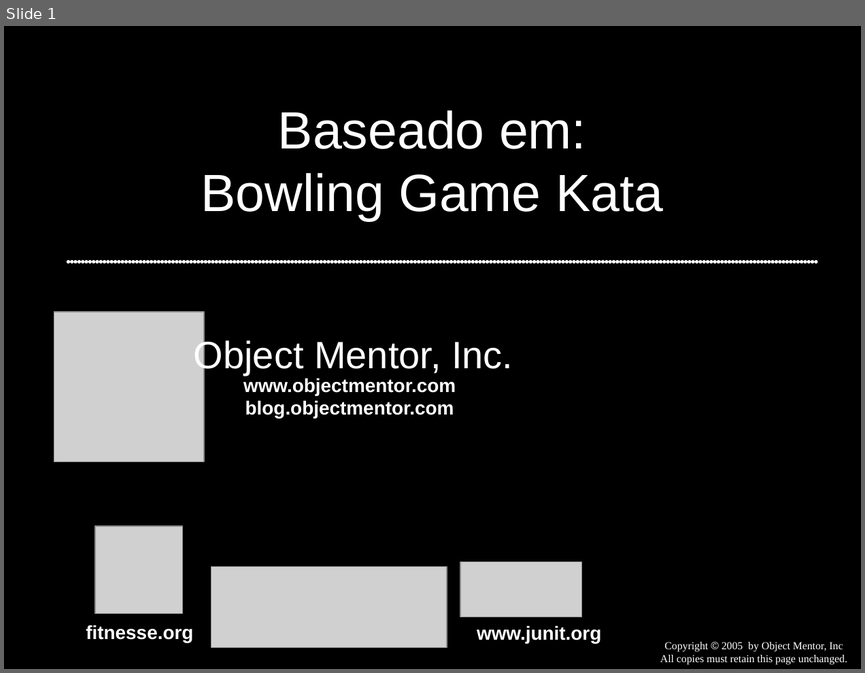
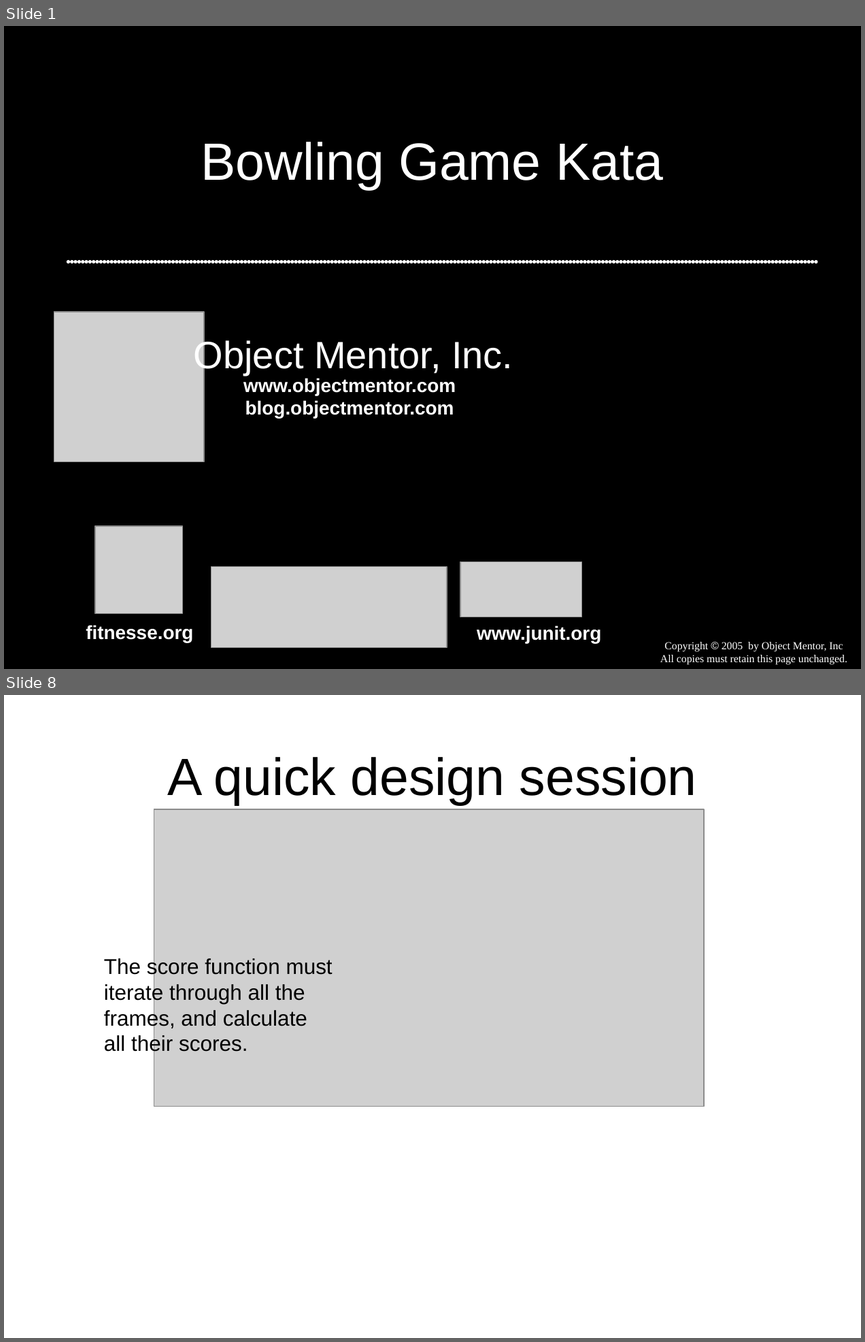
Before and after one commit to dojovale/Coding-Dojo---Bowling-Kata---06-01-2011, a slide deck: presentation/Bowling Game Kata.ppt. Shown one above the other, each under a label of ours: slide 1 before the commit, slides 1 and 8 after it; the slides between them are not shown. The pictures are 865x673 and 865x1342 pixels, drawn with LibreOffice and Linux fonts; fonts in the diff are those of the drawing; grey boxes stand for pictures. Boxes give left, top, right and bottom in pixels: in the first picture for what was removed or moved away, otherwise in the second. Text is boxed around its words. In the diff, an @@ line names an element or a change of style, - is before the commit and + after.

Commit message:
inclusao de apresentacao de bowling game original

```diff
--- a/presentation/Bowling Game Kata.ppt
+++ b/presentation/Bowling Game Kata.ppt
@@ slide 8 added at [4, 695, 861, 1338], background #FFFFFF @@
@@ title added at [167, 757, 697, 805], 44 pt, text #000000 @@
+A quick design session
@@ picture added at [154, 809, 704, 1106] @@
@@ text added at [104, 957, 332, 1055], 18 pt, text #000000 @@
+The score function must
+iterate through all the
+frames, and calculate
+all their scores.
@@ slide 1 changed as well @@
@@ title at [201, 142, 663, 190]: text changed @@
-Baseado em:
-Bowling Game Kata
+Bowling Game Kata
```
Also in this commit, not shown: 51 other slides added, 7 slides removed.
